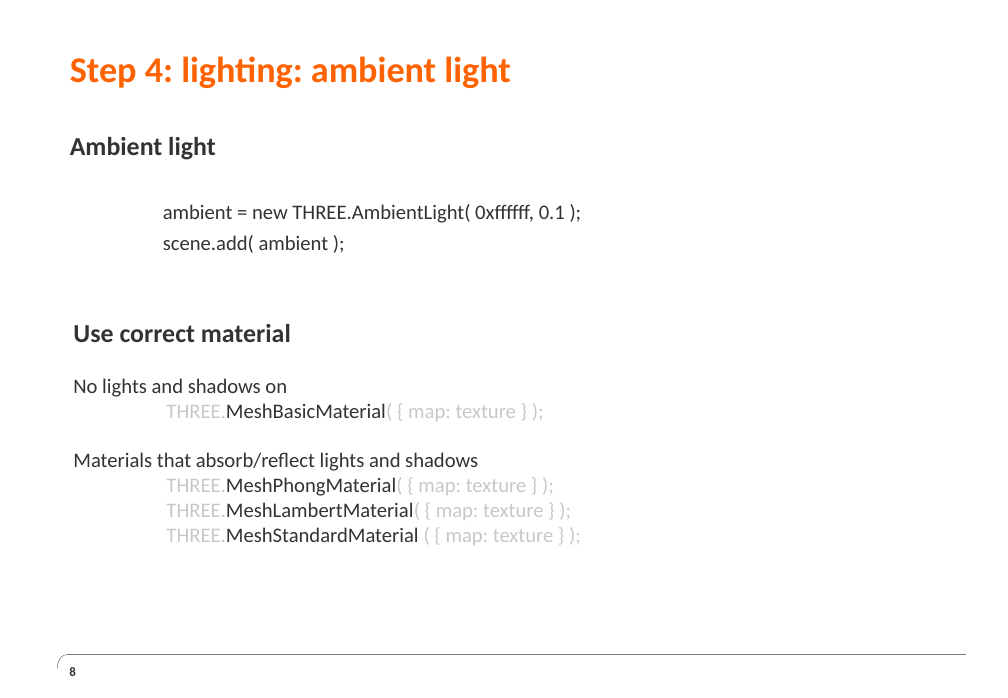
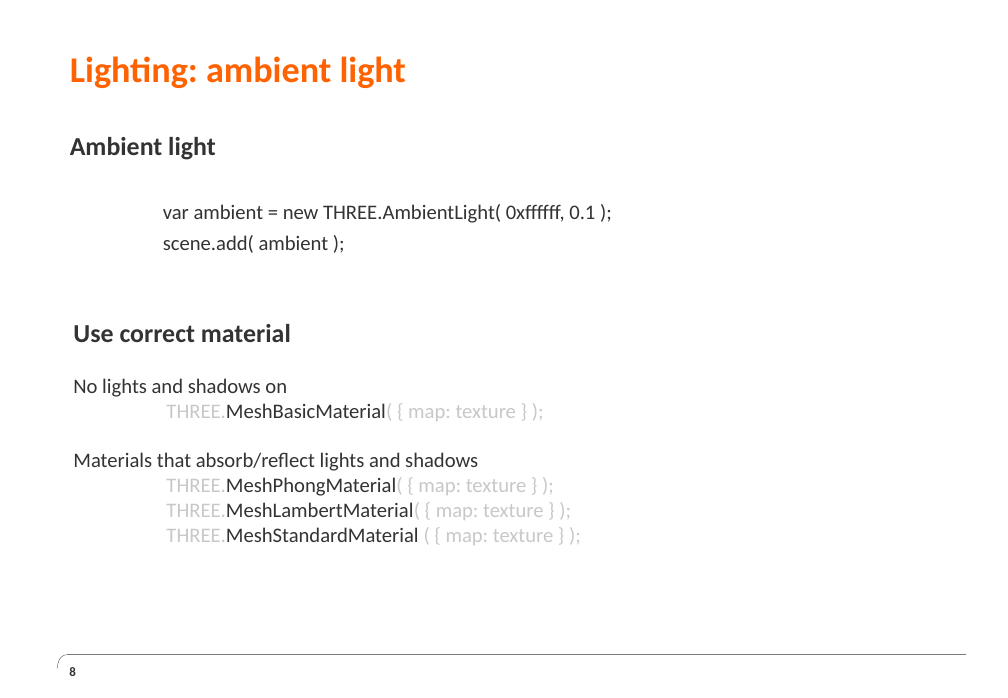
Before and after one commit to JesseBrand/WebGL, a slide deck: slide 8 of ppt/Presentatie Chaptermeeting WebGL 2.pptx. Drawn at 1008x698 pixels with LibreOffice and Linux fonts; fonts in the diff are those of the drawing; background and template pictures are left out. Boxes give left, top, right and bottom in pixels: in the first picture for what was removed or moved away, otherwise in the second. Text is boxed around its words. In the diff, an @@ line names an element or a change of style, - is before the commit and + after.

```diff
--- a/ppt/Presentatie Chaptermeeting WebGL 2.pptx
+++ b/ppt/Presentatie Chaptermeeting WebGL 2.pptx
@@ title at (70, 56, 406, 88): text changed @@
-Step 4: lighting: ambient light
+Lighting: ambient light
@@ text at (163, 204, 595, 223): text changed @@
-ambient = new THREE.AmbientLight( 0xffffff, 0.1 );
+var ambient = new THREE.AmbientLight( 0xffffff, 0.1 );
```
Also in this commit, not shown: 8 other slides changed, 1 slide removed.
